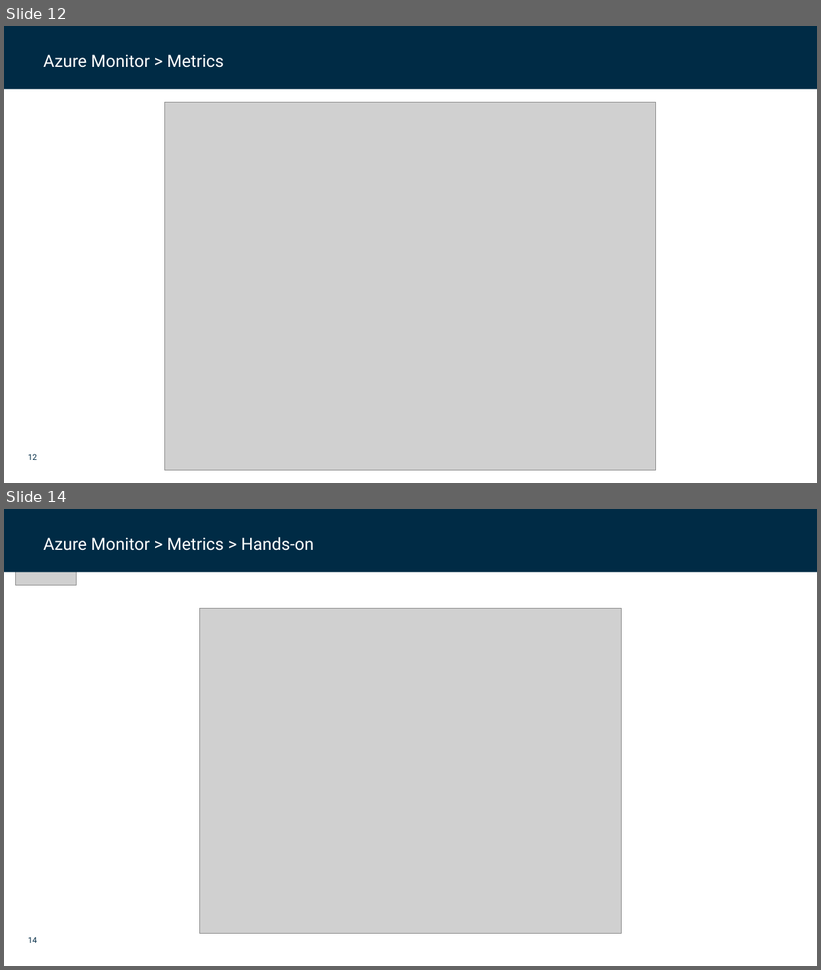
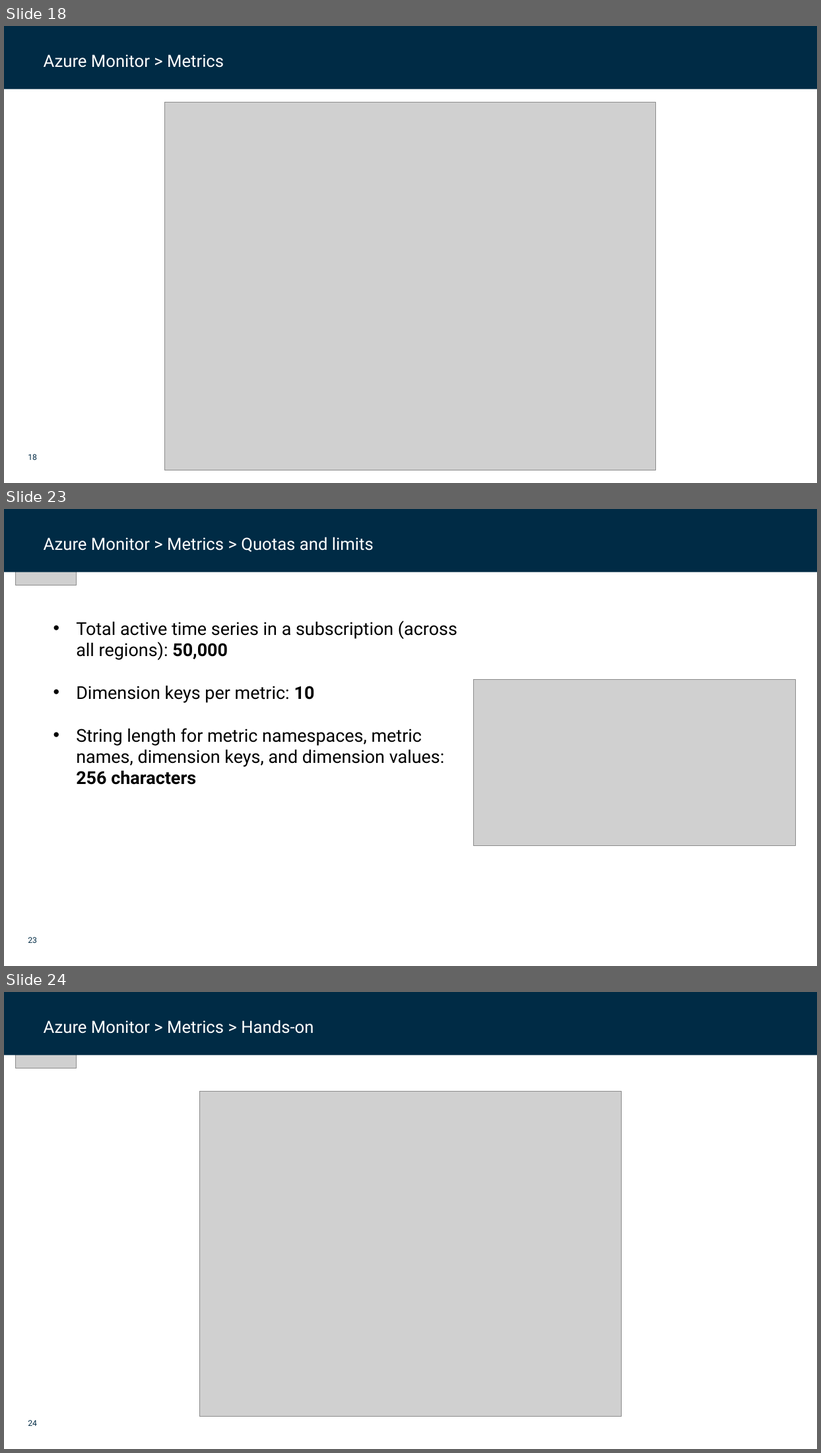
Before and after one commit to dfds/dojo, a slide deck: workshops/azure-monitoring-deep-dive/azure-monitoring-deep-dive.pptx. Shown one above the other, each under a label of ours: slides 12 and 14 before the commit, slides 18, 23 and 24 after it; the slides between them are not shown. The pictures are 821x970 and 821x1453 pixels, drawn with LibreOffice and Linux fonts; fonts in the diff are those of the drawing; grey boxes stand for pictures; background and template pictures are left out. Boxes give left, top, right and bottom in pixels: in the first picture for what was removed or moved away, otherwise in the second. Text is boxed around its words. In the diff, an @@ line names an element or a change of style, - is before the commit and + after.

Commit message:
Azure Monitor v. 0.2

```diff
--- a/workshops/azure-monitoring-deep-dive/azure-monitoring-deep-dive.pptx
+++ b/workshops/azure-monitoring-deep-dive/azure-monitoring-deep-dive.pptx
@@ slide 23 added at <box>4,509,817,966</box>, background #FFFFFF; not listed: 1 template element that a slide beside it also shows @@
@@ rectangle added at <box>4,509,817,572</box>, fill #002B45 @@
@@ picture added at <box>16,509,77,586</box> @@
@@ text added at <box>44,537,374,552</box>, 20 pt, text #FFFFFF @@
+Azure Monitor > Metrics > Quotas and limits
@@ rectangle added at <box>736,529,797,547</box>, fill #002B45 @@
@@ text added at <box>76,621,457,785</box>, 21 pt, text #000000 @@
+• Total active time series in a subscription (across all regions): 50,000
+• Dimension keys per metric: 10
+• String length for metric namespaces, metric names, dimension keys, and dimension values: 256 characters
@@ picture added at <box>474,680,797,846</box> @@
@@ what was slide 12 is now slide 18 @@
@@ page number at <box>28,454,37,460</box>: text changed @@
-12
+18
@@ what was slide 14 is now slide 24 @@
@@ page number at <box>28,1420,37,1426</box>: text changed @@
-14
+24
```
Also in this commit, not shown: 3 slides changed, 10 other slides added, 1 slide removed, 1 other file.
